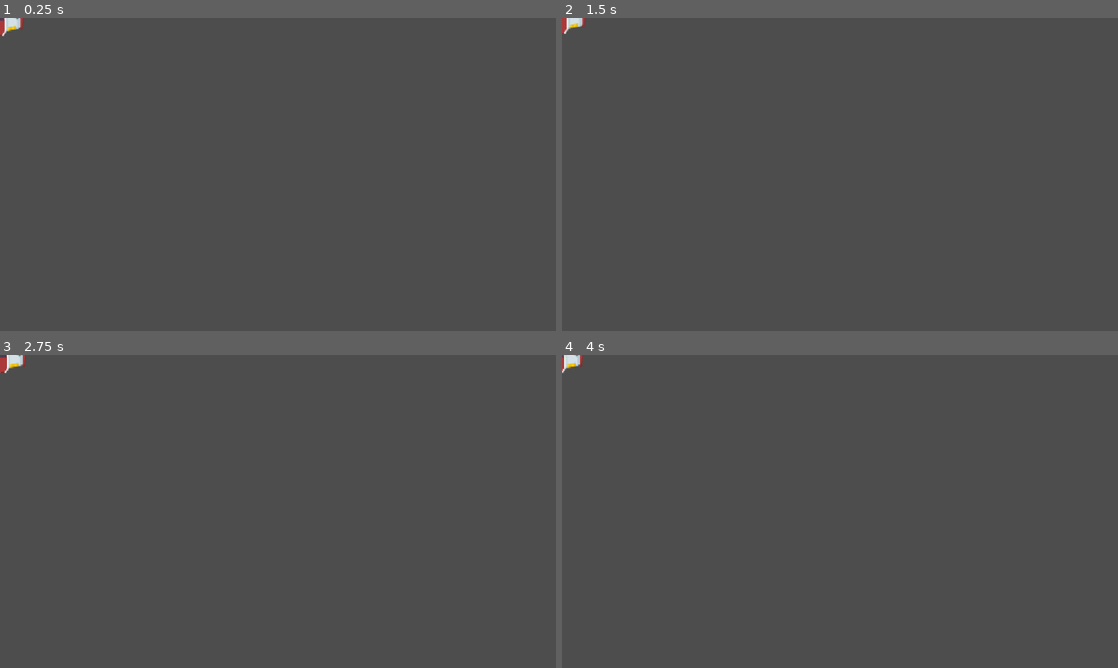
Above: before the commit, frames 1-4 (two rows, left to right).
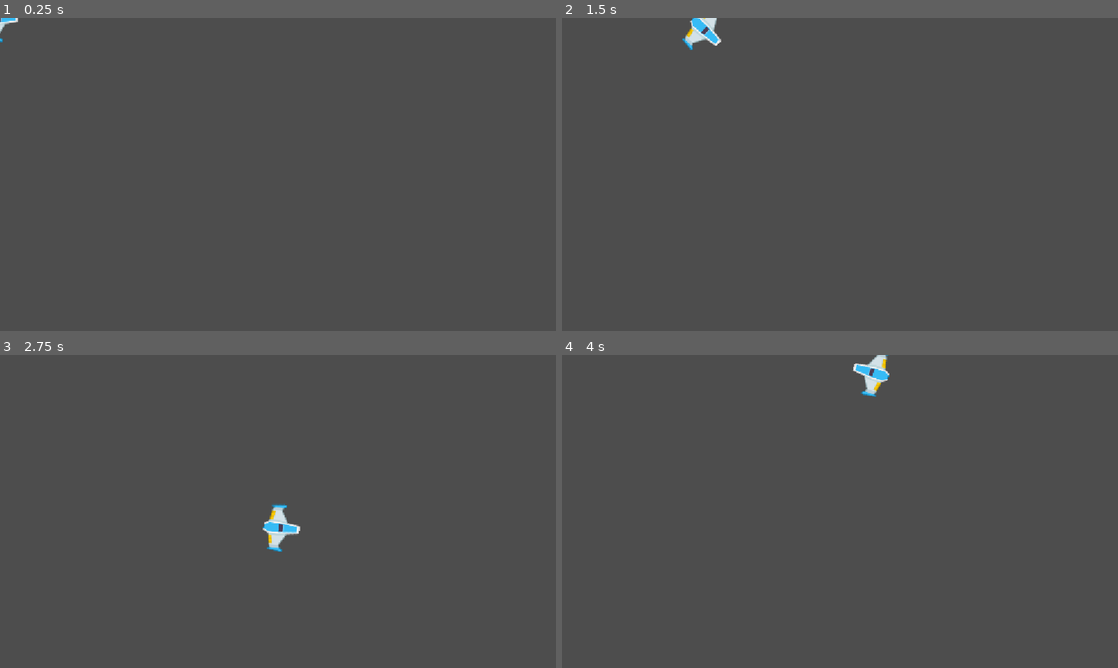
Above: after the commit, the same moments.

Repository: Linzzzx1119/Star-
Game: Godot game, scene res://player.tscn
Two runs of this game, one before a commit and one after it. Both use one fixed random seed, a clock stepped at 60 frames per second and the inputs below.
Inputs:
- Up to frame 1 (0.25 s): no input
- Up to frame 2 (1.5 s): tap Enter at 0.5 s; hold Right (move_right) 0.53-1.28 s; hold S (move_down) from 1.28 s (still down)
- Up to frame 3 (2.75 s): release S (move_down) at 2.03 s; hold Right (move_right) from 2.03 s (still down)
- Up to frame 4 (4 s): release Right (move_right) at 2.78 s; hold W (move_up) 2.78-3.53 s; hold Left (move_left) from 3.53 s (still down)

The runs differ from the first frame. In frame 1, 0.2% of the frame differs, in the area x 0-5%, y 0-8%; in frame 2, 0.6%; in frame 3, 0.7%, in the area x 0-54%, y 0-63%; in frame 4, 0.6%.

Commit message:
Lindsay

Diff:
--- /dev/null
+++ b/main.tscn
@@ -0,0 +1,20 @@
+[gd_scene format=3 uid="uid://ba7ec050cpo5p"]
+
+[ext_resource type="Texture2D" uid="uid://b2eyxtt76fi81" path="res://Blue Nebula 8 - 1024x1024.png" id="1_0xm2m"]
+[ext_resource type="PackedScene" uid="uid://cvwj820xo36h1" path="res://player.tscn" id="2_h2yge"]
+
+[node name="Main" type="Node2D" unique_id=285239404]
+
+[node name="TextureRect" type="TextureRect" parent="." unique_id=1581164326]
+z_index = -1
+offset_right = 4000.0
+offset_bottom = 3000.0
+mouse_filter = 2
+texture = ExtResource("1_0xm2m")
+expand_mode = 1
+stretch_mode = 1
+
+[node name="Player" parent="." unique_id=494642955 instance=ExtResource("2_h2yge")]
+position = Vector2(1000, 600)
+
+[node name="Camera2D" type="Camera2D" parent="Player" unique_id=1218804449]
--- a/player.gd
+++ b/player.gd
@@ -1,6 +1,8 @@
 extends Area2D
 
-var speed = 300
+var max_speed = 500
+var velocity := Vector2(0,0)
+var steering_factor := 3
 
 # Called when the node enters the scene tree for the first time.
 func _ready() -> void:
@@ -9,7 +11,17 @@
 
 # Called every frame. 'delta' is the elapsed time since the previous frame.
 func _process(delta: float) -> void:
-	var direction_x = Input.get_axis("move_left","move_right")
-	var direction_y = Input.get_axis("move_down","move_up")
-	position.x = direction_x * speed * delta
-	position.y = direction_y * speed * delta
+	var direction := Vector2(0,0)
+	direction.x = Input.get_axis("move_left","move_right")
+	direction.y = Input.get_axis("move_up","move_down")
+
+	if direction.length() > 1.0:
+		direction = direction.normalized()
+
+	var desired_velocity : Vector2 = max_speed * direction
+	var steering := desired_velocity - velocity
+	velocity += steering * steering_factor * delta
+	position += velocity * delta
+
+	if velocity.length() > 0.0:
+		rotation = velocity.angle()
--- a/player.tscn
+++ b/player.tscn
@@ -1,13 +1,15 @@
 [gd_scene format=3 uid="uid://cvwj820xo36h1"]
 
-[ext_resource type="Texture2D" uid="uid://dcm5j3gkc81vn" path="res://player.png" id="1_4flbx"]
 [ext_resource type="Script" uid="uid://rgt02l6w6bbr" path="res://player.gd" id="1_onrkg"]
+[ext_resource type="Texture2D" uid="uid://cjhvk6ot3w3bi" path="res://playerShip1_blue.png" id="2_onrkg"]
 
 [node name="Player" type="Area2D" unique_id=494642955]
 script = ExtResource("1_onrkg")
 
 [node name="Sprite2D" type="Sprite2D" parent="." unique_id=65632268]
-texture = ExtResource("1_4flbx")
+rotation = 1.5707964
+texture = ExtResource("2_onrkg")
 
 [node name="CollisionPolygon2D" type="CollisionPolygon2D" parent="." unique_id=1967307794]
+rotation = 1.5707964
 polygon = PackedVector2Array(-9, -38, -12, -12, -36, 2, -40, -1, -44, -6, -49, -6, -49, 5, -46, 25, -43, 25, -41, 21, -35, 24, -14, 28, -8, 38, 8, 38, 14, 28, 37, 24, 42, 20, 42, 25, 47, 25, 49, 2, 49, -5, 47, -7, 44, -5, 41, 0, 36, 2, 12, -12, 9, -38)
--- /dev/null
+++ b/wall.tscn
@@ -0,0 +1,7 @@
+[gd_scene format=3 uid="uid://dqn1qtfah5rpx"]
+
+[node name="Wall" type="StaticBody2D" unique_id=69119392]
+
+[node name="Sprite2D" type="Sprite2D" parent="." unique_id=1894745052]
+
+[node name="CollisionShape2D" type="CollisionShape2D" parent="." unique_id=304358560]
Binary file added: Blue Nebula 8 - 1024x1024.png
Not shown, added: Blue Nebula 8 - 1024x1024.png.import
Binary file added: Space.jpg
Not shown, added: Space.jpg.import
Binary file added: playerShip1_blue.png
Not shown, added: playerShip1_blue.png.import
